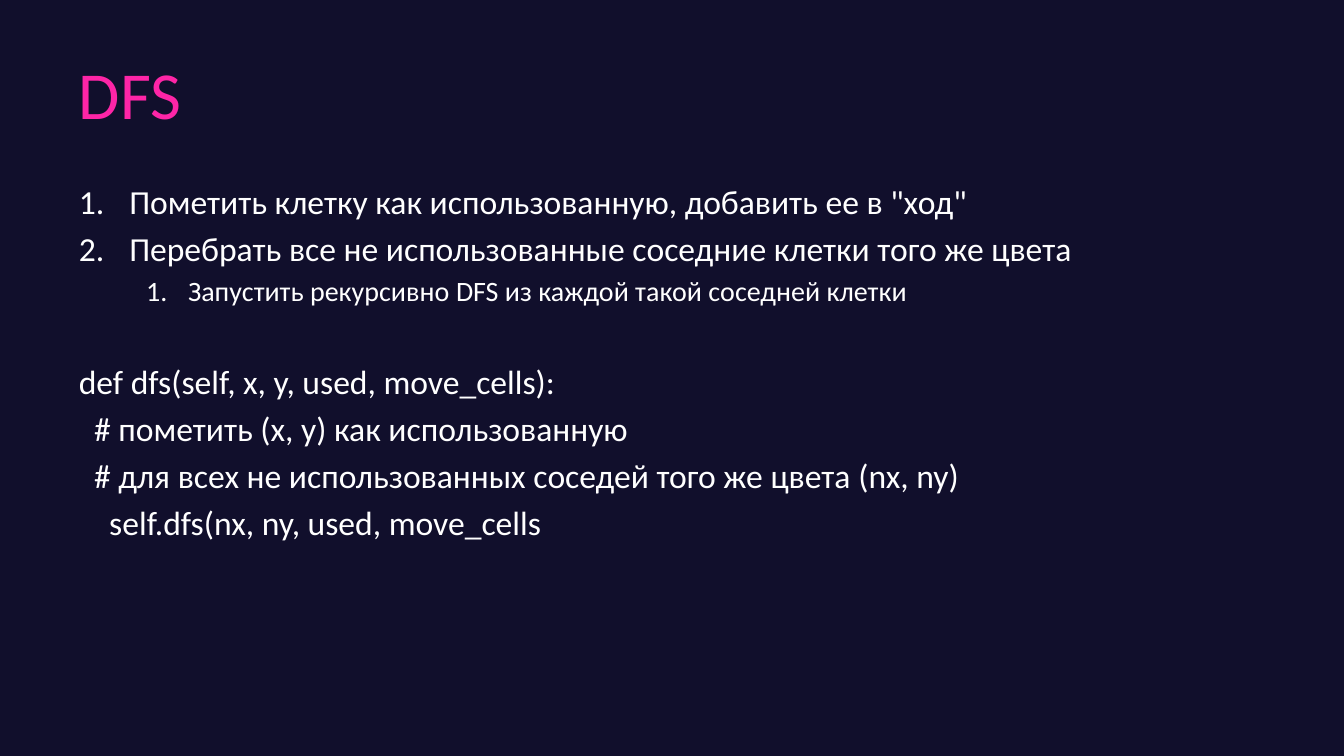
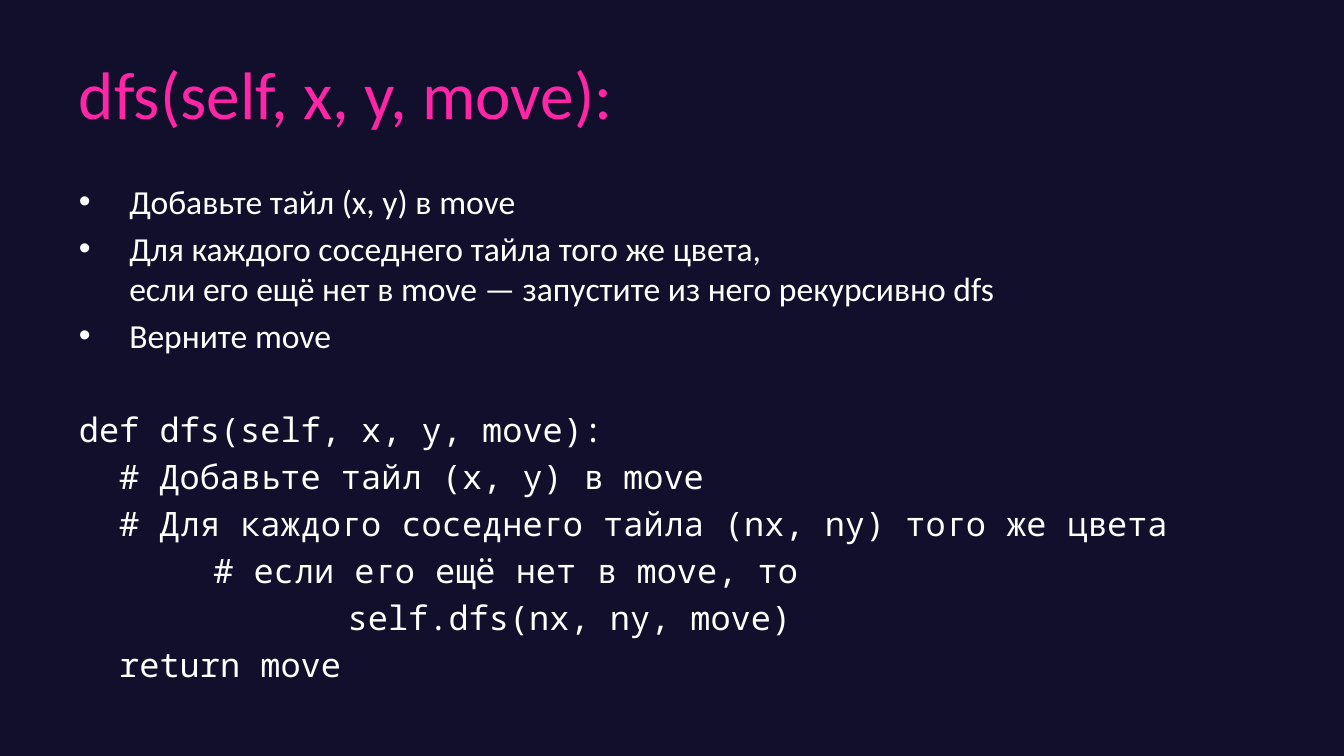
Before and after one commit to game-ai-course/game-ai-school, a slide deck: slide 15 of slides/online_4dx1.5h/day2-greedy.pptx (slide 13 before the commit). Drawn at 1344x756 pixels with LibreOffice and Linux fonts; fonts in the diff are those of the drawing. Boxes give left, top, right and bottom in pixels: in the first picture for what was removed or moved away, otherwise in the second. Text is boxed around its words. In the diff, an @@ line names an element or a change of style, - is before the commit and + after.

```diff
--- a/slides/online_4dx1.5h/day2-greedy.pptx
+++ b/slides/online_4dx1.5h/day2-greedy.pptx
@@ title at [79,70,612,130]: text changed @@
-DFS
+dfs(self, x, y, move):
@@ text at [79,189,1168,678]: text changed; font Calibri to Noto Sans Mono @@
-1. Пометить клетку как использованную, добавить ее в "ход"
-2. Перебрать все не использованные соседние клетки того же цвета
-  1. Запустить рекурсивно DFS из каждой такой соседней клетки
-def dfs(self, x, y, used, move_cells):
-# пометить (x, y) как использованную
-# для всех не использованных соседей того же цвета (nx, ny)
-self.dfs(nx, ny, used, move_cells
+• Добавьте тайл (x, y) в move
+• Для каждого соседнего тайла того же цвета,
+  если его ещё нет в move — запустите из него рекурсивно dfs
+• Верните move
+def dfs(self, x, y, move):
+# Добавьте тайл (x, y) в move
+# Для каждого соседнего тайла (nx, ny) того же цвета
+# если его ещё нет в move, то
+self.dfs(nx, ny, move)
+return move
```
Also in this commit, not shown: 8 other slides changed, 5 slides added, 1 slide removed, 1 other file.
